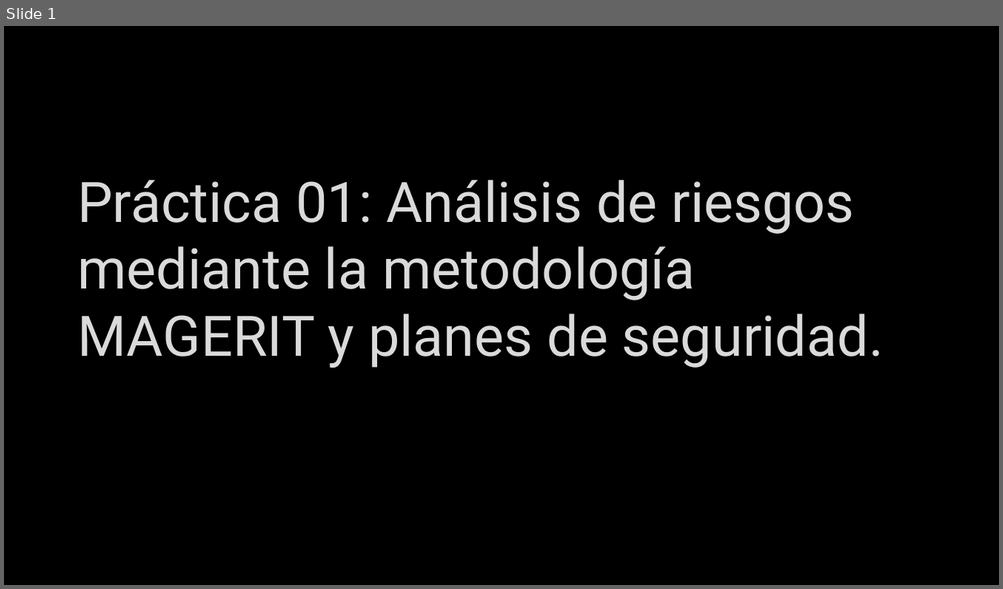
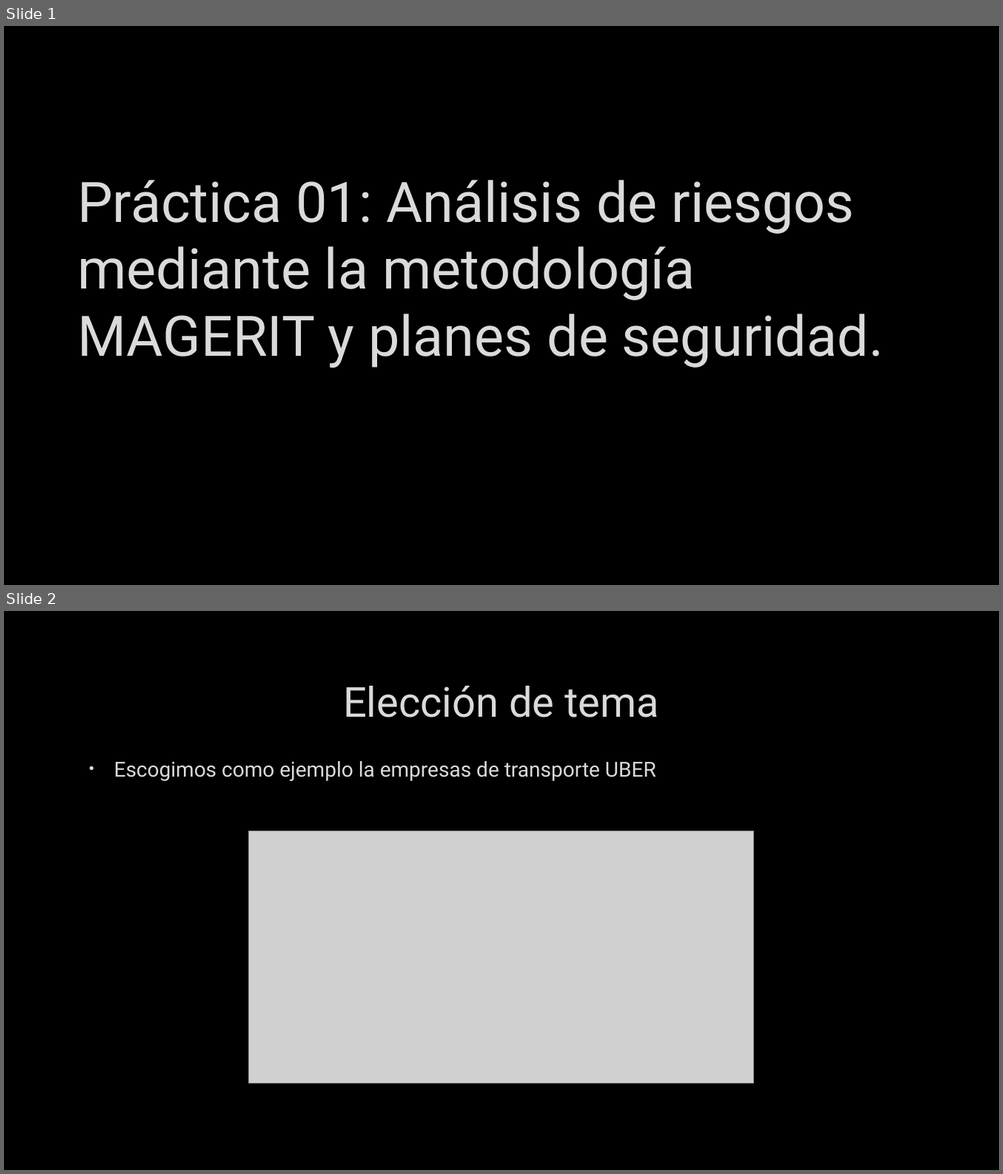
Before and after one commit to Juanfragar/Fiabilidad-y-gestion-de-riesgos, a slide deck: Presentación.pptx. Shown one above the other, each under a label of ours: slide 1 before the commit, slides 1 and 2 after it. The pictures are 1003x589 and 1003x1174 pixels, drawn with LibreOffice and Linux fonts; fonts in the diff are those of the drawing; grey boxes stand for pictures; background and template pictures are left out. Boxes give left, top, right and bottom in pixels: in the first picture for what was removed or moved away, otherwise in the second. Text is boxed around its words. In the diff, an @@ line names an element or a change of style, - is before the commit and + after.

Commit message:
presentacion v1

```diff
--- a/Presentación.pptx
+++ b/Presentación.pptx
@@ slide 2 added at (4, 611, 999, 1170), background picture (left out) @@
@@ title added at (343, 686, 658, 718), 40 pt, text #DADADA @@
+Elección de tema
@@ text added at (114, 761, 656, 781), 20 pt, text #DADADA @@
+• Escogimos como ejemplo la empresas de transporte UBER
@@ picture added at (249, 831, 754, 1084) @@
```
Also in this commit, not shown: 1 other slide added, 1 slide removed.
